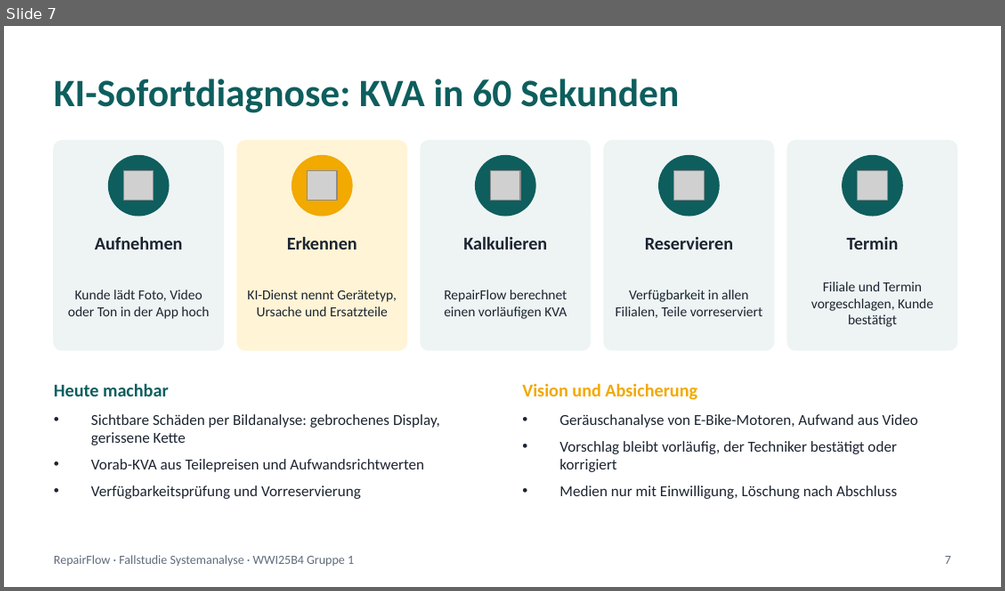
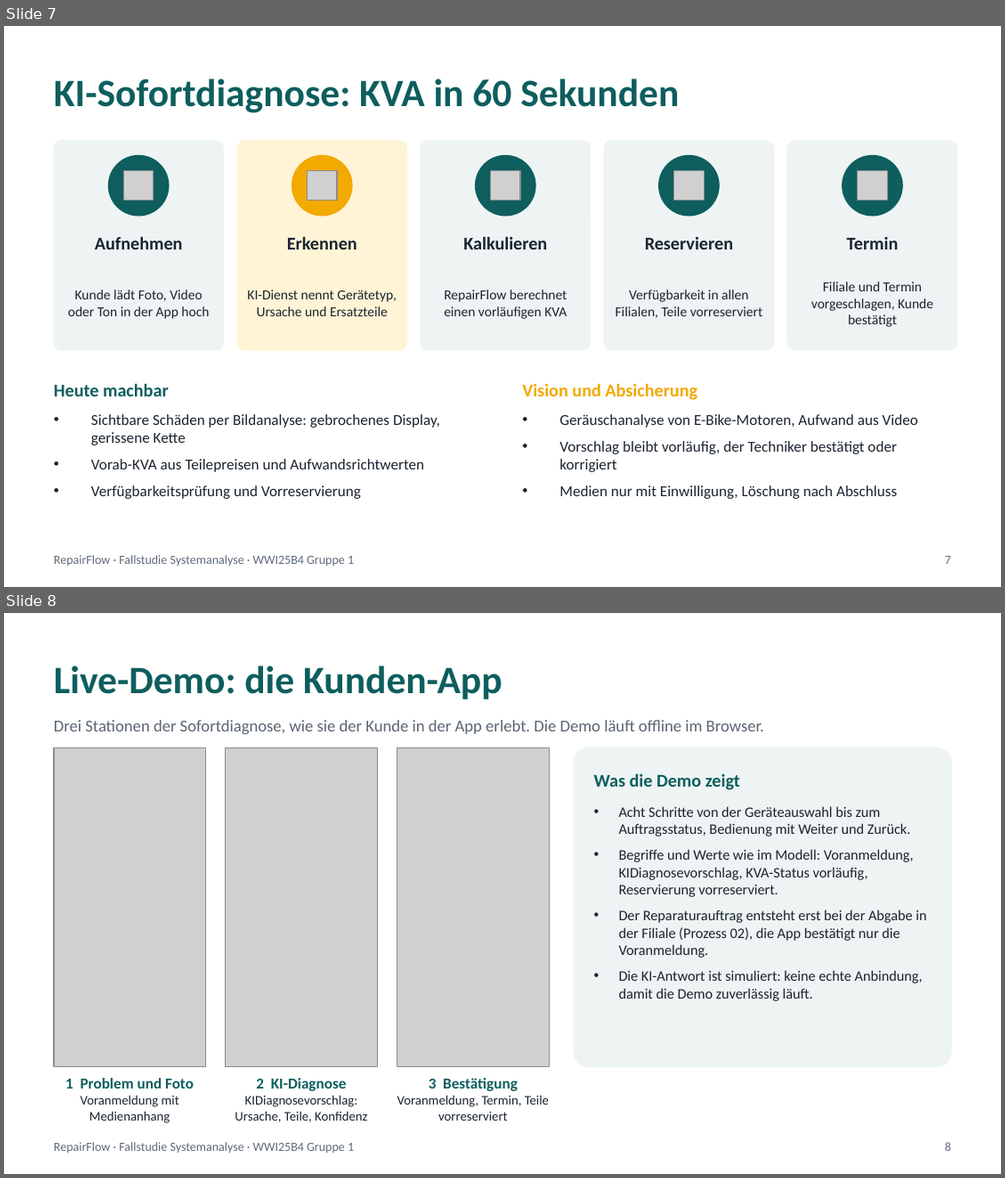
Before and after one commit to jakobschwan123-cmd/casestudy-semester-3, a slide deck: 4_praesentation/Abschlusspraesentation.pptx. Shown one above the other, each under a label of ours: slide 7 before the commit, slides 7 and 8 after it. The pictures are 1005x591 and 1005x1178 pixels, drawn with LibreOffice and Linux fonts; fonts in the diff are those of the drawing; grey boxes stand for pictures. Boxes give left, top, right and bottom in pixels: in the first picture for what was removed or moved away, otherwise in the second. Text is boxed around its words. In the diff, an @@ line names an element or a change of style, - is before the commit and + after.

```diff
--- a/4_praesentation/Abschlusspraesentation.pptx
+++ b/4_praesentation/Abschlusspraesentation.pptx
@@ slide 8 added at <box>4,613,1001,1174</box>, background #FFFFFF @@
@@ text added at <box>54,666,502,699</box>, 28 pt, text #0E5E5E, bold @@
+Live-Demo: die Kunden-App
@@ text added at <box>54,720,764,734</box>, 12 pt, text #5A6572 @@
+Drei Stationen der Sofortdiagnose, wie sie der Kunde in der App erlebt. Die Demo läuft offline im Browser.
@@ picture added at <box>54,747,205,1067</box> @@
@@ picture added at <box>226,747,377,1067</box> @@
@@ picture added at <box>396,747,549,1067</box> @@
@@ rounded rectangle added at <box>574,747,951,1067</box>, fill #EEF4F4, outline #EEF4F4 1 pt @@
@@ text added at <box>594,773,740,790</box>, 13 pt, text #0E5E5E, bold @@
+Was die Demo zeigt
@@ text added at <box>619,806,926,1001</box>, 10.5 pt, text #1B2430 @@
+• Acht Schritte von der Geräteauswahl bis zum Auftragsstatus, Bedienung mit Weiter und Zurück.
+• Begriffe und Werte wie im Modell: Voranmeldung, KIDiagnosevorschlag, KVA-Status vorläufig, Reservierung vorreserviert.
+• Der Reparaturauftrag entsteht erst bei der Abgabe in der Filiale (Prozess 02), die App bestätigt nur die Voranmeldung.
+• Die KI-Antwort ist simuliert: keine echte Anbindung, damit die Demo zuverlässig läuft.
@@ text added at <box>65,1078,194,1123</box>, 9.5 pt, text #1B2430 @@
+1 Problem und Foto
+Voranmeldung mit Medienanhang
@@ text added at <box>235,1078,367,1122</box>, 9.5 pt, text #1B2430 @@
+2 KI-Diagnose
+KIDiagnosevorschlag: Ursache, Teile, Konfidenz
@@ text added at <box>397,1078,549,1120</box>, 9.5 pt, text #1B2430 @@
+3 Bestätigung
+Voranmeldung, Termin, Teile vorreserviert
@@ text added at <box>54,1142,354,1153</box>, 9 pt, text #5F6B7A @@
+RepairFlow · Fallstudie Systemanalyse · WWI25B4 Gruppe 1
@@ text added at <box>945,1142,951,1151</box>, 9 pt, text #5F6B7A @@
+8
```
Also in this commit, not shown: 12 slides changed, 4 other files.
